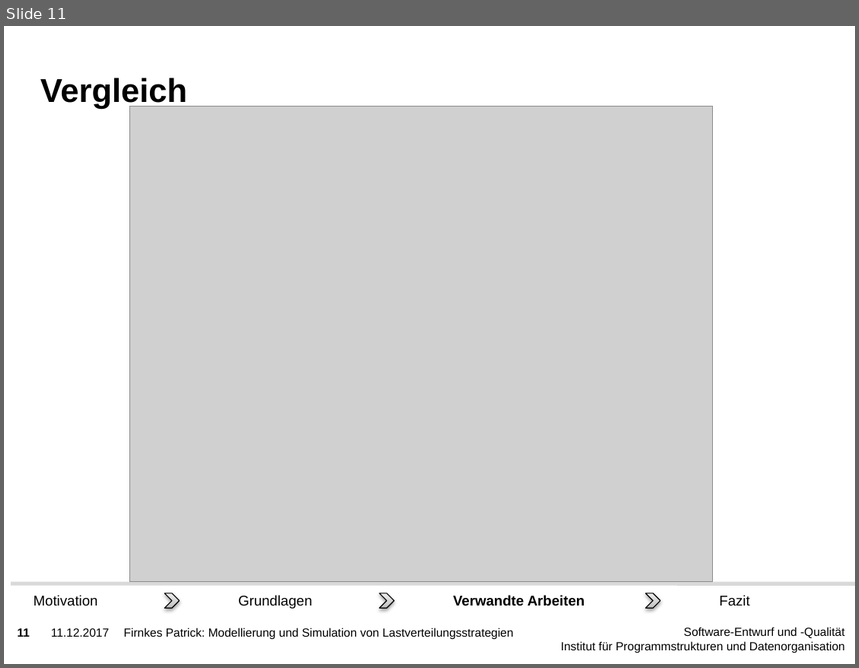
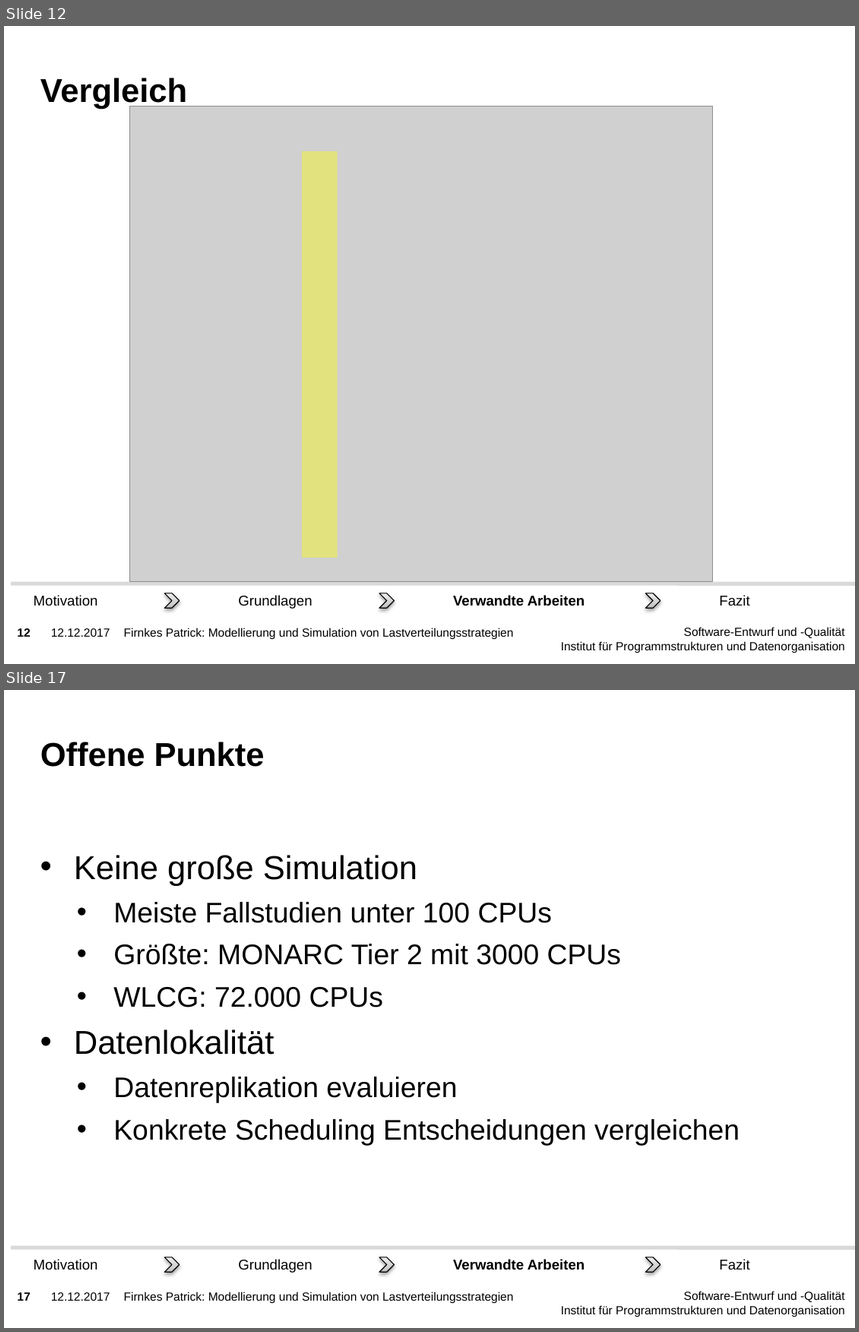
Before and after one commit to PatFirn/wlcg-loadbalancing, a slide deck: presentations/state-of-the-art.pptx. Shown one above the other, each under a label of ours: slide 11 before the commit, slides 12 and 17 after it; the slides between them are not shown. The pictures are 859x668 and 859x1332 pixels, drawn with LibreOffice and Linux fonts; fonts in the diff are those of the drawing; grey boxes stand for pictures; background and template pictures are left out. Boxes give left, top, right and bottom in pixels: in the first picture for what was removed or moved away, otherwise in the second. Text is boxed around its words. In the diff, an @@ line names an element or a change of style, - is before the commit and + after.

```diff
--- a/presentations/state-of-the-art.pptx
+++ b/presentations/state-of-the-art.pptx
@@ slide 17 added at [4, 690, 855, 1328], background picture (left out); not listed: 3 template elements that a slide beside it also shows @@
@@ title added at [40, 742, 265, 767], 28 pt, text #000000, bold @@
+Offene Punkte
@@ text added at [74, 855, 740, 1145], 24 pt, text #000000 @@
+• Keine große Simulation
+  • Meiste Fallstudien unter 100 CPUs
+  • Größte: MONARC Tier 2 mit 3000 CPUs
+  • WLCG: 72.000 CPUs
+• Datenlokalität
+  • Datenreplikation evaluieren
+  • Konkrete Scheduling Entscheidungen vergleichen
@@ group added at [11, 1248, 855, 1273]: 4 texts, 3 chevrons, 1 line @@
+Grundlagen
+Verwandte Arbeiten
+Fazit
+Motivation
@@ text added at [124, 1292, 513, 1304], 10 pt, text #000000 @@
+Firnkes Patrick: Modellierung und Simulation von Lastverteilungsstrategien
@@ what was slide 11 is now slide 12 @@
@@ slide 12 changed as well @@
@@ rectangle added at [302, 151, 338, 558], fill #FFFF00 at 39% opacity @@
@@ page number at [17, 629, 30, 637]: text changed @@
-11
+12
@@ text at [51, 629, 110, 637]: text changed @@
-11.12.2017
+12.12.2017
```
Also in this commit, not shown: 17 other slides changed, 4 other slides added, 2 other files.
